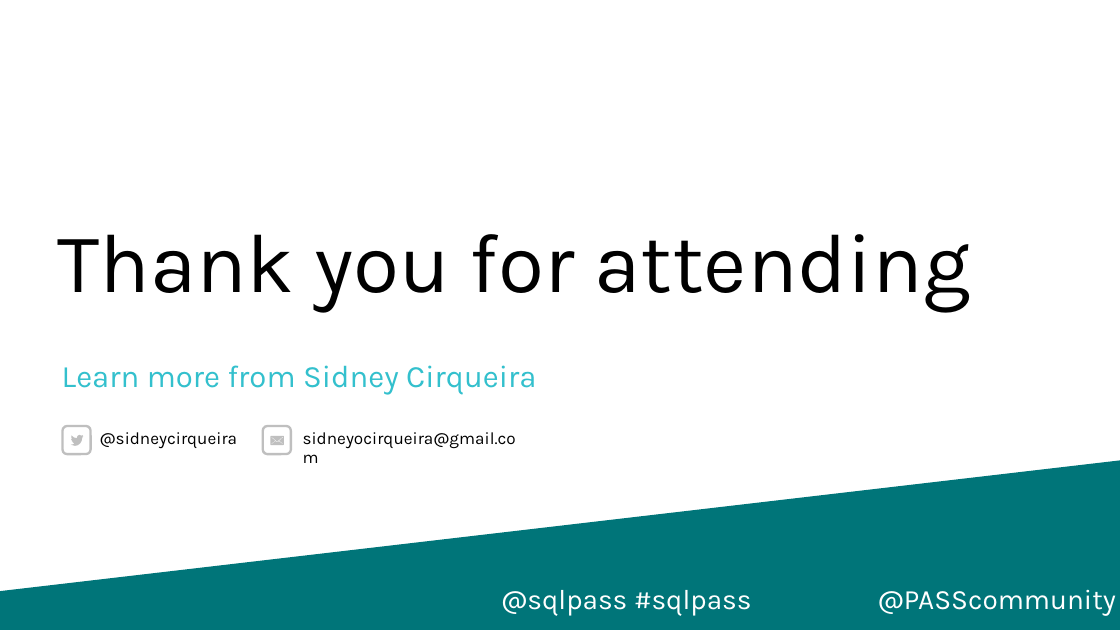
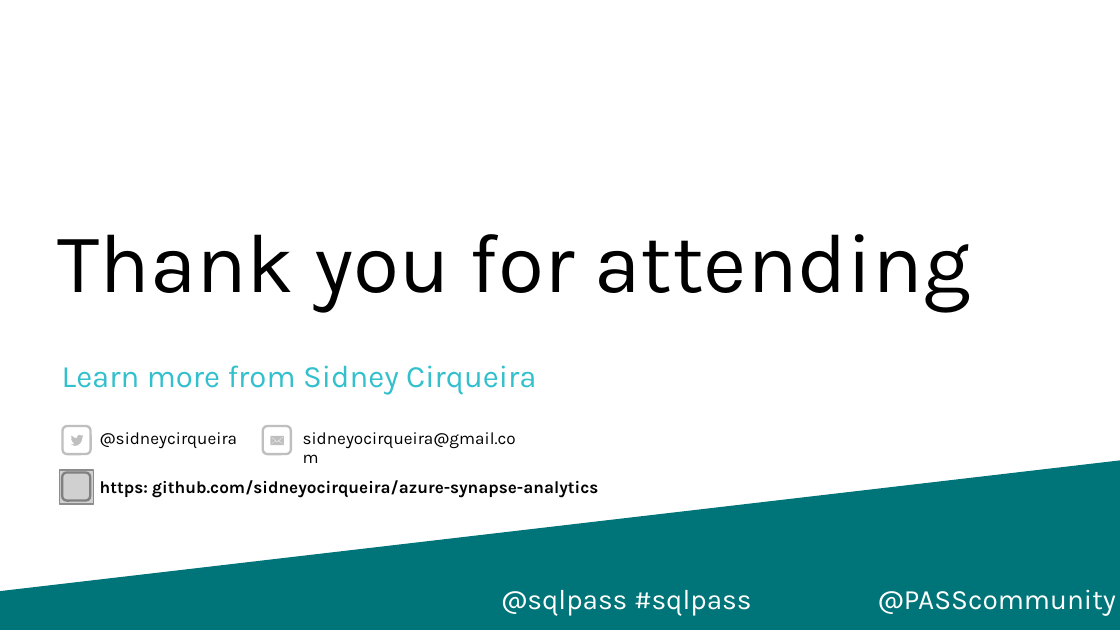
Before and after one commit to sidneyocirqueira/azure-synapse-analytics, a slide deck: slide 18 of PPTs/PASS_Marathon_Portuguese_AzureSynapseAnalytics.pptx (slide 19 before the commit). Drawn at 1120x630 pixels with LibreOffice and Linux fonts; fonts in the diff are those of the drawing; grey boxes stand for pictures; background and template pictures are left out. Boxes give left, top, right and bottom in pixels: in the first picture for what was removed or moved away, otherwise in the second. Text is boxed around its words. In the diff, an @@ line names an element or a change of style, - is before the commit and + after.

Commit message:
update presentation

```diff
--- a/PPTs/PASS_Marathon_Portuguese_AzureSynapseAnalytics.pptx
+++ b/PPTs/PASS_Marathon_Portuguese_AzureSynapseAnalytics.pptx
@@ picture added at bbox=[59, 470, 93, 504] @@
@@ rounded rectangle added at bbox=[62, 473, 90, 501], outline #808080 1.5 pt @@
@@ text added at bbox=[100, 480, 598, 497], 11 pt, text #000000, bold @@
+https: github.com/sidneyocirqueira/azure-synapse-analytics
```
Also in this commit, not shown: 2 other slides changed, 3 slides added, 4 slides removed.
